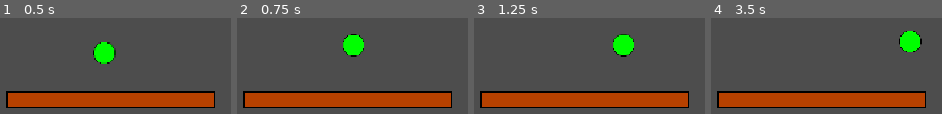
Above: before the commit, frames 1-4 (left to right).
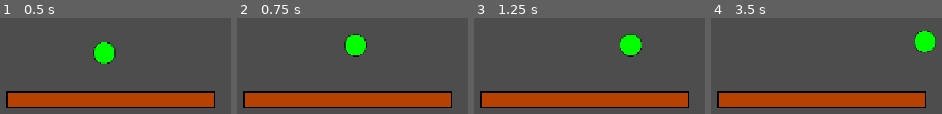
Above: after the commit, the same moments.

Repository: CraftyAlpaca/Bounce-World
Game: Godot game, scene res://big_scenes.tscn
The game is run twice, just before and just after one commit, with the same random seed, the same clock (stepped at 60 frames per second) and the same inputs.
Inputs:
- Up to frame 1 (0.5 s): no input
- Up to frame 2 (0.75 s): hold D (right) from 0.53 s (still down)
- Up to frame 3 (1.25 s): keep holding D (right)
- Up to frame 4 (3.5 s): release D (right) at 1.28 s; hold A (left) 1.28-2.03 s; hold D (right) from 2.03 s (still down)

Frame 1 is identical in both runs. In frame 2, 0.6% of the frame differs, in the area x 45-57%, y 16-41%; in frame 3, 1.7%; in frame 4, 2.9%, in the area x 81-98%, y 13-36%.

Commit message:
made player a scene

Diff:
--- a/big_scenes.tscn
+++ b/big_scenes.tscn
@@ -1,24 +1,12 @@
 [gd_scene format=3 uid="uid://c70wfh86fxjne"]
 
-[ext_resource type="Script" uid="uid://c6g110ga8f7by" path="res://Scripts/player.gd" id="1_odo66"]
-[ext_resource type="Texture2D" uid="uid://b715m66ac5hw4" path="res://Assets/Basic Player Sprite.png" id="2_tek1h"]
+[ext_resource type="PackedScene" uid="uid://dkrdk6qwm3xx1" path="res://player.tscn" id="1_odo66"]
 [ext_resource type="PackedScene" uid="uid://c7mkpkmwx5udk" path="res://platform.tscn" id="3_tek1h"]
-
-[sub_resource type="CircleShape2D" id="CircleShape2D_a8esu"]
-radius = 16.0
 
 [node name="Node2D" type="Node2D" unique_id=90067714]
 
-[node name="RigidBody2D" type="RigidBody2D" parent="." unique_id=1904847813]
+[node name="RigidBody2D" parent="." unique_id=1988495205 instance=ExtResource("1_odo66")]
 position = Vector2(568, 309)
-linear_damp_mode = 1
-script = ExtResource("1_odo66")
-
-[node name="CollisionShape2D" type="CollisionShape2D" parent="RigidBody2D" unique_id=1023131358]
-shape = SubResource("CircleShape2D_a8esu")
-
-[node name="Sprite2D" type="Sprite2D" parent="RigidBody2D" unique_id=2116970383]
-texture = ExtResource("2_tek1h")
 
 [node name="StaticBody2D" parent="." unique_id=40748270 instance=ExtResource("3_tek1h")]
 position = Vector2(577, 387)
--- /dev/null
+++ b/player.tscn
@@ -0,0 +1,17 @@
+[gd_scene format=3 uid="uid://dkrdk6qwm3xx1"]
+
+[ext_resource type="Script" uid="uid://c6g110ga8f7by" path="res://Scripts/player.gd" id="1_onrkg"]
+[ext_resource type="Texture2D" uid="uid://b715m66ac5hw4" path="res://Assets/Basic Player Sprite.png" id="2_i3pqv"]
+
+[sub_resource type="CircleShape2D" id="CircleShape2D_a8esu"]
+radius = 16.0
+
+[node name="RigidBody2D" type="RigidBody2D" unique_id=1988495205]
+linear_damp_mode = 1
+script = ExtResource("1_onrkg")
+
+[node name="CollisionShape2D" type="CollisionShape2D" parent="." unique_id=1007513971]
+shape = SubResource("CircleShape2D_a8esu")
+
+[node name="Sprite2D" type="Sprite2D" parent="." unique_id=1106510550]
+texture = ExtResource("2_i3pqv")
